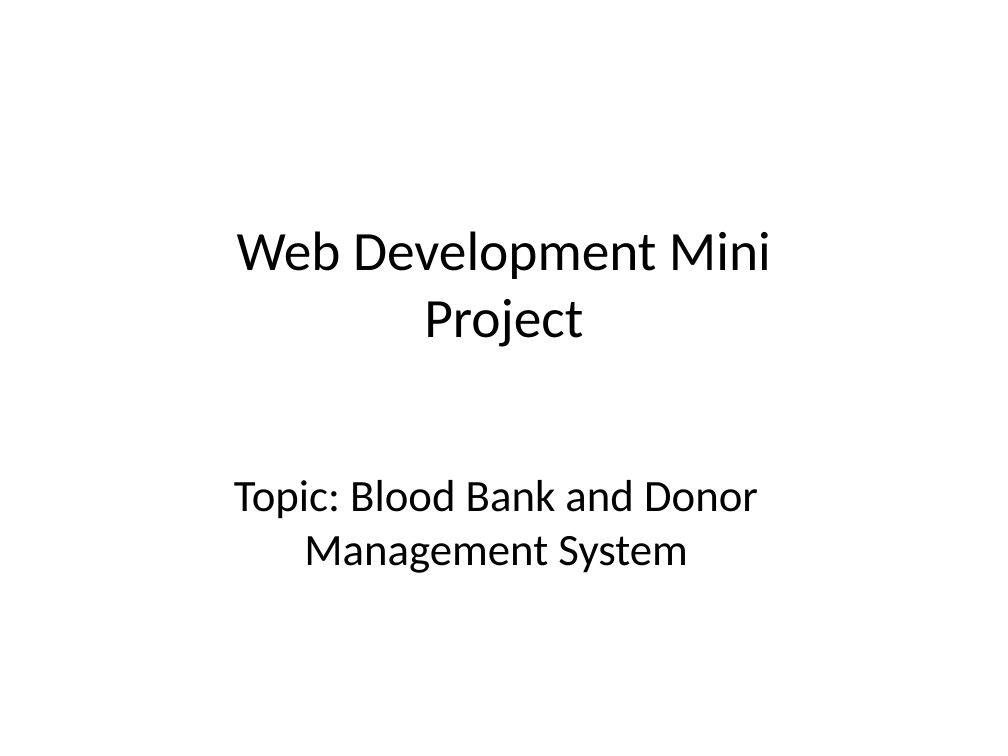
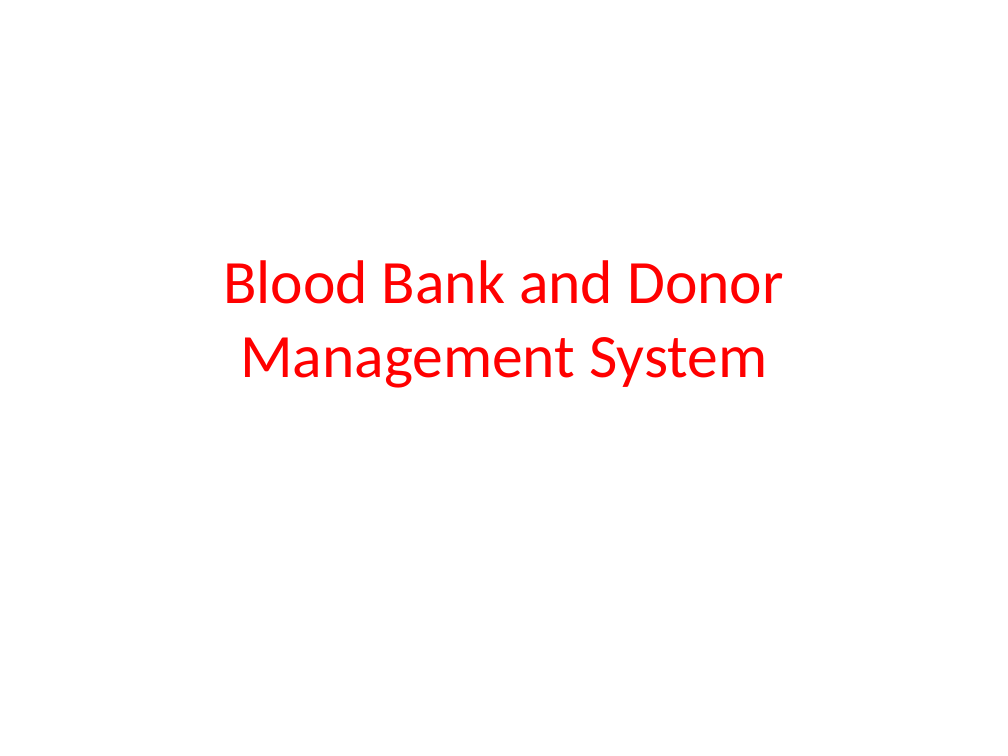
Before and after one commit to Rupa1277/BloodDonation_and_Donor_management_system, a slide deck: slide 1 of Other_Docs/blood_bank_mini_project_presentation.pptx. Drawn at 1008x756 pixels with LibreOffice and Linux fonts; fonts in the diff are those of the drawing. Boxes give left, top, right and bottom in pixels: in the first picture for what was removed or moved away, otherwise in the second. Text is boxed around its words. In the diff, an @@ line names an element or a change of style, - is before the commit and + after.

Commit message:
Project Documentation

```diff
--- a/Other_Docs/blood_bank_mini_project_presentation.pptx
+++ b/Other_Docs/blood_bank_mini_project_presentation.pptx
@@ title "Blood Bank and Donor Management ..." at bbox=[223, 260, 784, 388]: vertical alignment top to middle @@
@@ title removed at bbox=[237, 231, 771, 347] @@
-Web Development Mini Project
@@ title at bbox=[223, 260, 784, 388]: text changed; size 32 to 44 pt; text colour #000000 to #FF0000 @@
-Topic: Blood Bank and Donor Management System
+Blood Bank and Donor Management System
```
Also in this commit, not shown: 7 other slides changed, 11 slides added, 3 slides removed, 1 other file.
